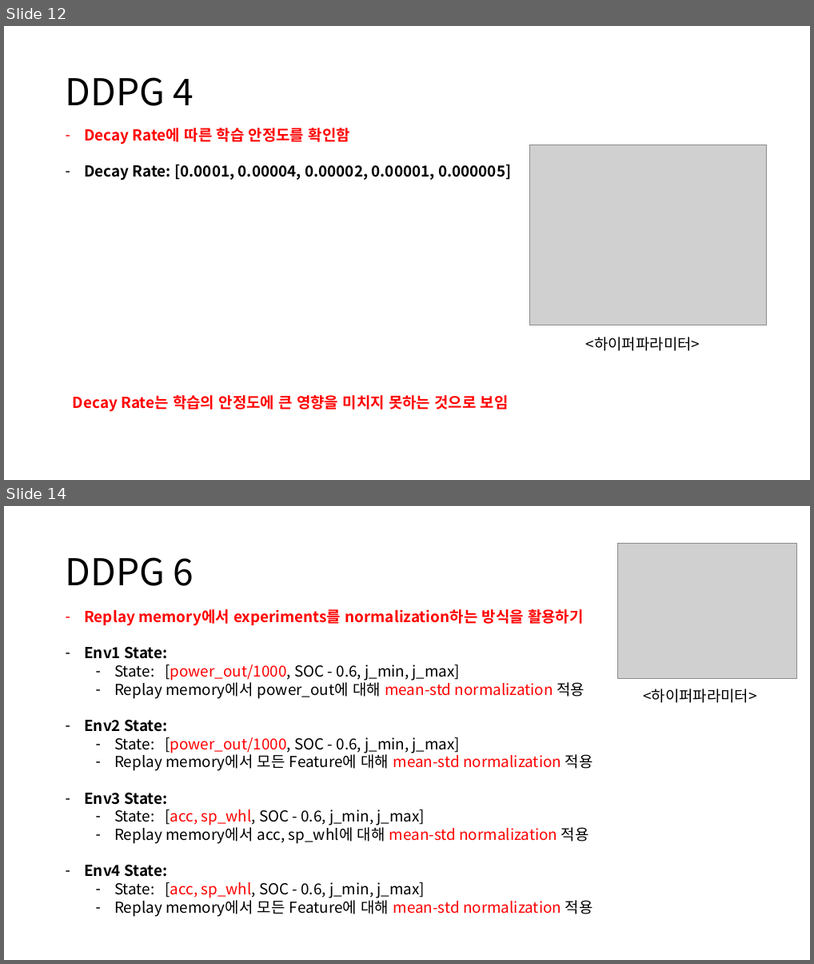
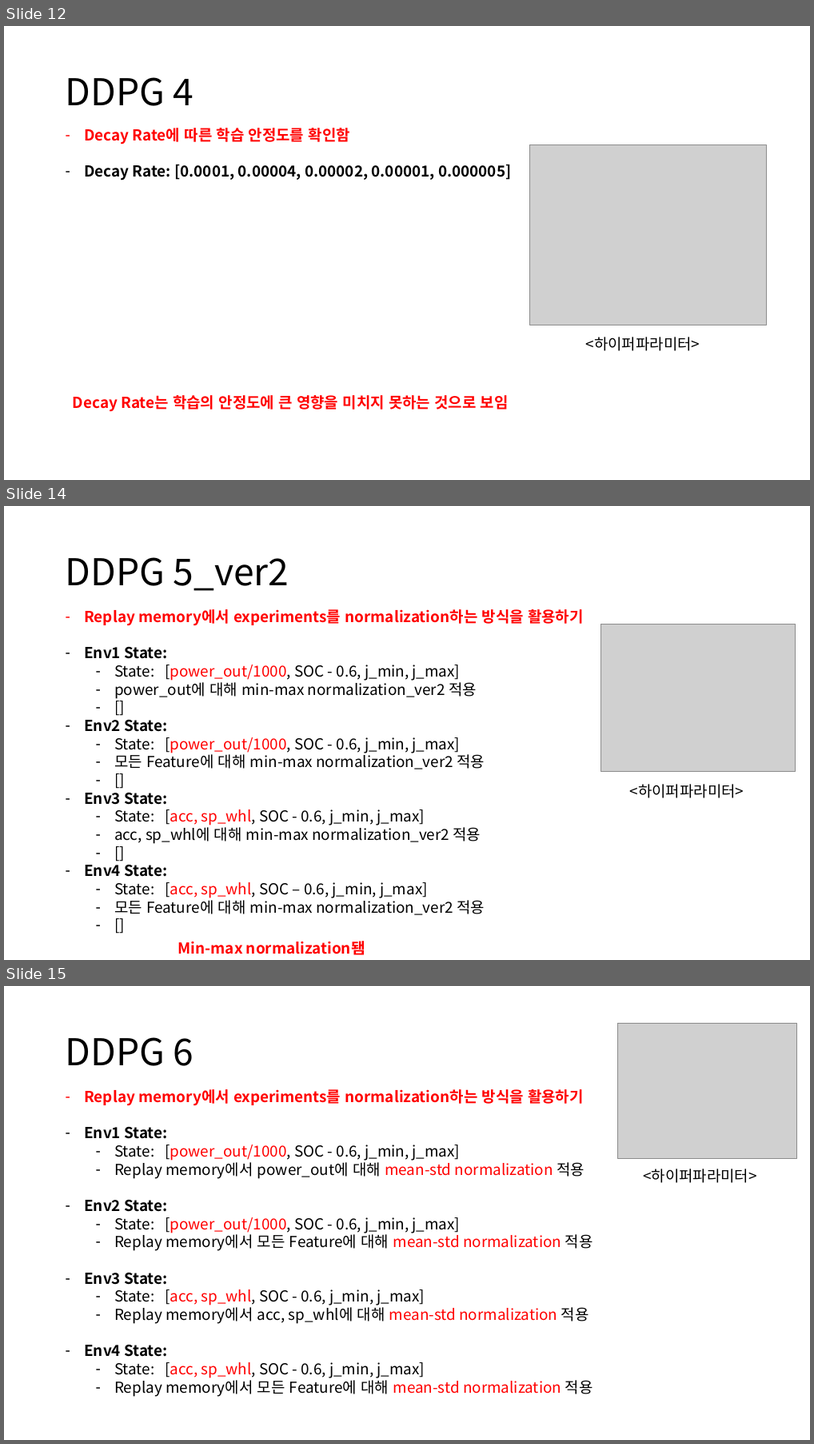
Before and after one commit to zidane89/experiment, a slide deck: 실험정리.pptx. Shown one above the other, each under a label of ours: slides 12 and 14 before the commit, slides 12, 14 and 15 after it; the slides between them are not shown. The pictures are 814x964 and 814x1444 pixels, drawn with LibreOffice and Linux fonts; fonts in the diff are those of the drawing; grey boxes stand for pictures. Boxes give left, top, right and bottom in pixels: in the first picture for what was removed or moved away, otherwise in the second. Text is boxed around its words. In the diff, an @@ line names an element or a change of style, - is before the commit and + after.

```diff
--- a/실험정리.pptx
+++ b/실험정리.pptx
@@ slide 14 added at box(4, 506, 810, 960), background #FFFFFF @@
@@ title added at box(66, 557, 289, 591), 44 pt, text #000000 @@
+DDPG 5_ver2
@@ text added at box(84, 609, 584, 915), 18 pt, text #000000 @@
+– Replay memory에서 experiments를 normalization하는 방식을 활용하기
+– Env1 State:
+  – State: [power_out/1000, SOC - 0.6, j_min, j_max]
+  – power_out에 대해 min-max normalization_ver2 적용
+  – []
+– Env2 State:
+  – State: [power_out/1000, SOC - 0.6, j_min, j_max]
+  – 모든 Feature에 대해 min-max normalization_ver2 적용
+  – []
+– Env3 State:
+  – State: [acc, sp_whl, SOC - 0.6, j_min, j_max]
+  – acc, sp_whl에 대해 min-max normalization_ver2 적용
+  – []
+– Env4 State:
+  – State: [acc, sp_whl, SOC – 0.6, j_min, j_max]
+  – 모든 Feature에 대해 min-max normalization_ver2 적용
+  – []
@@ picture added at box(601, 624, 796, 772) @@
@@ text added at box(630, 784, 745, 798), 18 pt, text #000000 @@
+<하이퍼파라미터>
@@ text added at box(178, 940, 365, 955), 18 pt, text #FF0000, bold @@
+Min-max normalization됌
@@ what was slide 14 is now slide 15 @@
```
Also in this commit, not shown: 1 slide changed.
